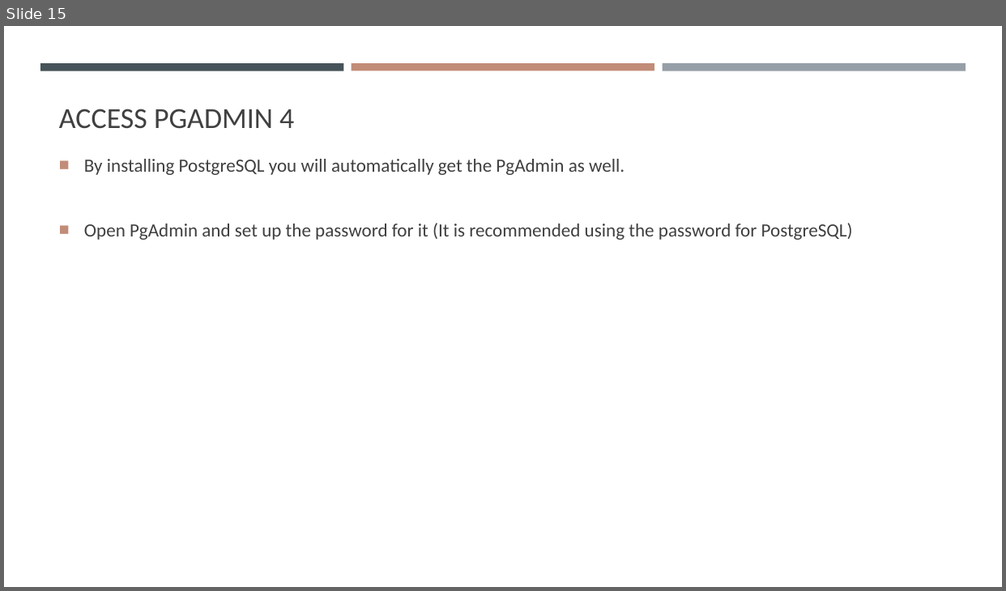
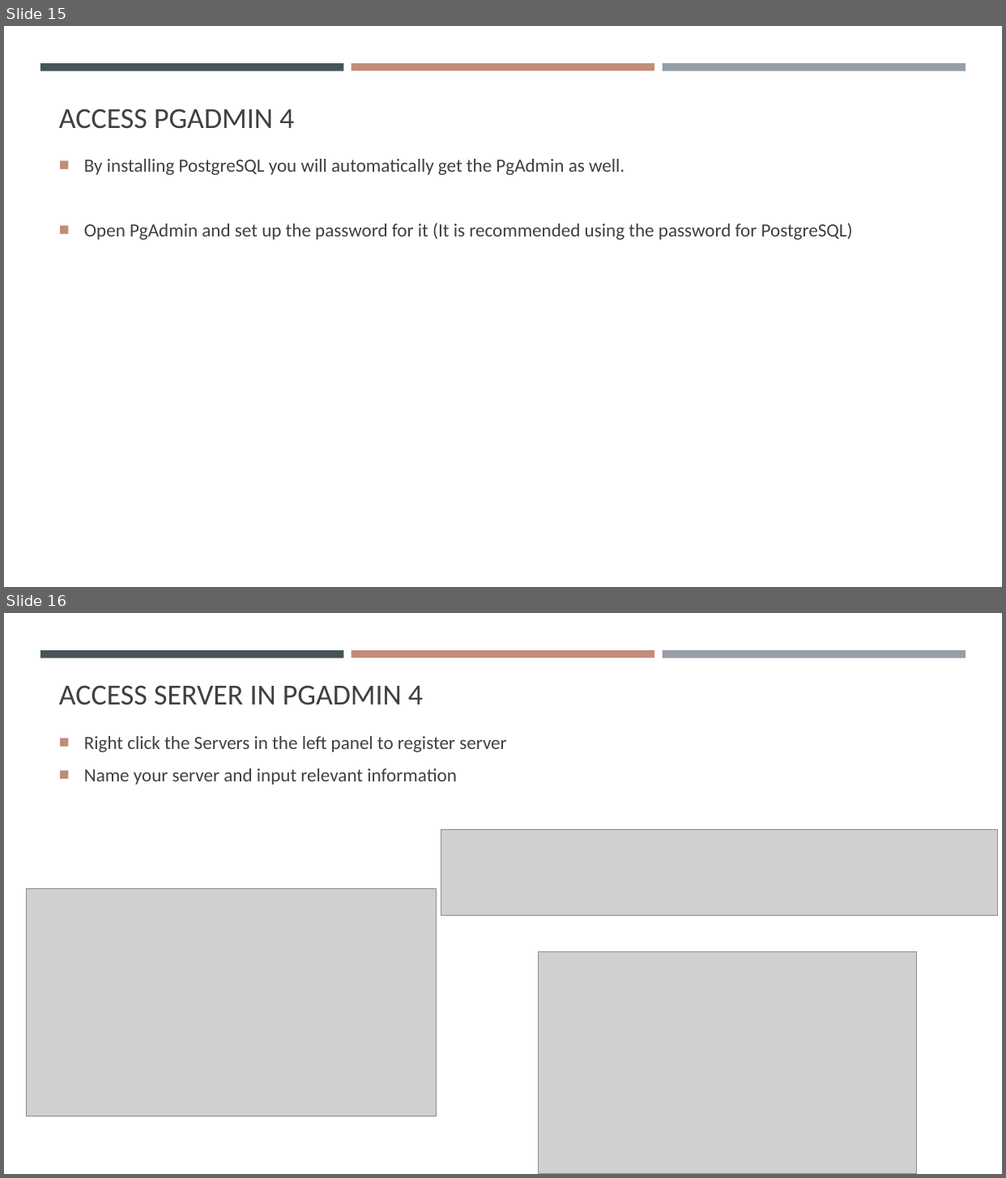
Before and after one commit to gisynw/ssj-376, a slide deck: docs/Lectures/Week01/Week01_SoftwareInstallation.pptx. Shown one above the other, each under a label of ours: slide 15 before the commit, slides 15 and 16 after it. The pictures are 1006x591 and 1006x1178 pixels, drawn with LibreOffice and Linux fonts; fonts in the diff are those of the drawing; grey boxes stand for pictures. Boxes give left, top, right and bottom in pixels: in the first picture for what was removed or moved away, otherwise in the second. Text is boxed around its words. In the diff, an @@ line names an element or a change of style, - is before the commit and + after.

```diff
--- a/docs/Lectures/Week01/Week01_SoftwareInstallation.pptx
+++ b/docs/Lectures/Week01/Week01_SoftwareInstallation.pptx
@@ slide 16 added at <box>4,613,1002,1174</box>, background #FFFFFF; not listed: 3 template elements that a slide beside it also shows @@
@@ title added at <box>59,685,423,705</box>, 28 pt, text #404040 @@
+ACCESS SERVER IN PGADMIN 4
@@ text added at <box>84,736,506,785</box>, 18 pt, text #404040 @@
+■ Right click the Servers in the left panel to register server
+■ Name your server and input relevant information
@@ picture added at <box>441,829,998,916</box> @@
@@ picture added at <box>27,888,437,1117</box> @@
@@ picture added at <box>539,952,917,1174</box> @@
```
Also in this commit, not shown: 2 slides changed, 4 slides removed, 6 other files.
